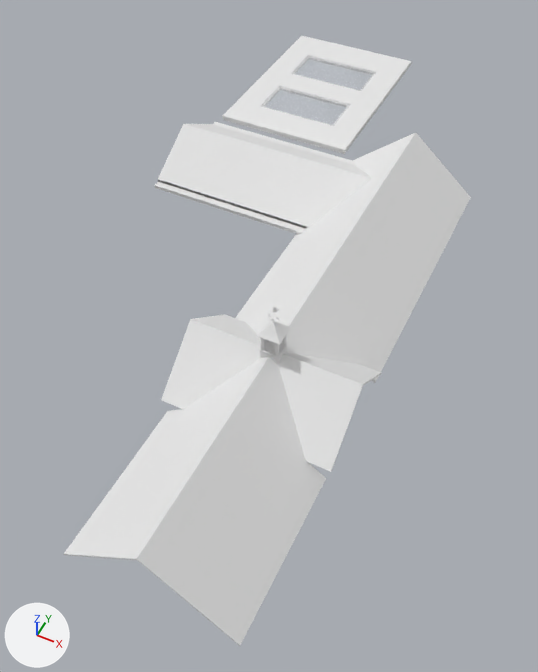
The glTF model na-project-portal/26-Projects/RB05__WestFarm/30__TrueVision__AppContent/DesignPhase01__ConceptDesign__Scheme-01/RB05__Storey__FirstFloor__ProposedRoofs__MeshModel__.glb as it was, and as the next commit left it.
Camera for both pictures: a camera (50 mm lens) standing at (50.8, -9.9, 31.7) and looking at (38.5, 14.8, 1.0). Every picture has the same lights, and +X, +Y and +Z are marked at lower left. The picture after the commit comes second. Vertices at exactly the same position are counted once.

Script lines for the objects in view, before the commit:
```python
me_mesh_0_23__proposedbuilding__roofs__default = bpy.data.meshes.new('Mesh_0_23__ProposedBuilding__Roofs::Default')
me_mesh_0_23__proposedbuilding__roofs__default.from_pydata(...)  # 6160 vertices, 12200 faces; spans x 27.5..45.5, y -1.4..41.7, z 3.0..9.2
me_mesh_0_23__proposedbuilding__roofs__default.materials.append(mat_default)  # white #e7e7e7
me_mesh_1_23__proposedbuilding__roofs__mat101__glass__cleardefault = bpy.data.meshes.new('Mesh_1_23__ProposedBuilding__Roofs::MAT101__Glass__ClearDefault')
me_mesh_1_23__proposedbuilding__roofs__mat101__glass__cleardefault.from_pydata(...)  # 126 vertices, 160 faces; spans x 29.62..35.12, y 31.14..39.07, z 3.85..4.55
me_mesh_1_23__proposedbuilding__roofs__mat101__glass__cleardefault.materials.append(mat_mat101__glass__cleardefault)  # white #f4f8ff
ob_23__proposedbuilding__roofs__default = bpy.data.objects.new('23__ProposedBuilding__Roofs::Default', me_mesh_0_23__proposedbuilding__roofs__default)
ob_23__proposedbuilding__roofs__default.location = (0.0, 0.0, 0.0)
ob_23__proposedbuilding__roofs__mat101__glass__cleardefault = bpy.data.objects.new('23__ProposedBuilding__Roofs::MAT101__Glass__ClearDefault', me_mesh_1_23__proposedbuilding__roofs__mat101__glass__cleardefault)
ob_23__proposedbuilding__roofs__mat101__glass__cleardefault.location = (0.0, 0.0, 0.0)
```
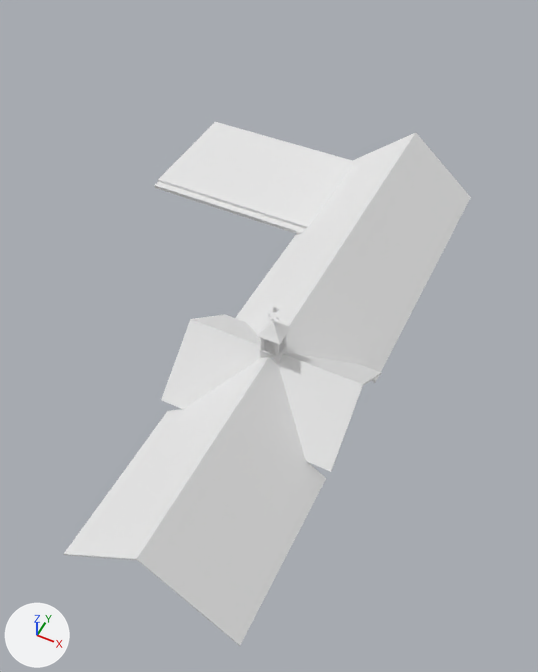
Boxes (x1, y1, x2, y2) around the edits, measured in the pictures (538 x 672 px):
```json
{"object": "23__ProposedBuilding__Roofs::Default", "change": "reshaped", "before": [64, 36, 471, 646], "after": [64, 122, 471, 646]}
{"object": "23__ProposedBuilding__Roofs::MAT101__Glass__ClearDefault", "change": "deleted", "before": [261, 56, 376, 126]}
{"part": 1, "of": "me_mesh_0_23__proposedbuilding__roofs__default", "change": "deleted", "before": [223, 36, 411, 154]}
{"part": 2, "of": "me_mesh_0_23__proposedbuilding__roofs__default", "change": "deleted", "before": [158, 124, 372, 228]}
```

The change, as JSON lines over the scene's bpy script:
```json
{"block": "me_mesh_0_23__proposedbuilding__roofs__default", "where": "# used by ob_23__proposedbuilding__roofs__default; location = (0.0, 0.0, 0.0)"}
{"op": "remove", "block": "me_mesh_0_23__proposedbuilding__roofs__default", "code": "me_mesh_0_23__proposedbuilding__roofs__default.from_pydata(...)  # 6160 vertices, 12200 faces; spans x 27.5..45.5, y -1.4..41.7, z 3.0..9.2"}
{"op": "add", "block": "me_mesh_0_23__proposedbuilding__roofs__default", "code": "me_mesh_0_23__proposedbuilding__roofs__default.from_pydata(...)  # 3390 vertices, 6662 faces; spans x 27.5..45.5, y -1.4..29.0, z 3.0..9.2"}
{"block": "me_mesh_0_23__proposedbuilding__roofs__default", "change": "me_mesh_0_23__proposedbuilding__roofs__default part 1: 7 loose pieces with 2752 vertices, spanning x 27.9..36.9, y 28.9..41.7, z 3.6..4.8, are deleted"}
{"block": "me_mesh_0_23__proposedbuilding__roofs__default", "change": "me_mesh_0_23__proposedbuilding__roofs__default part 2"}
{"block": "me_mesh_0_23__proposedbuilding__roofs__default", "change": "18 vertices are removed from x 27.5..40.2, y 21.3..28.1, z 3.4..5.6"}
{"block": "me_mesh_0_23__proposedbuilding__roofs__default", "change": "46 faces are deleted"}
{"op": "remove", "block": "ob_23__proposedbuilding__roofs__mat101__glass__cleardefault", "code": ["ob_23__proposedbuilding__roofs__mat101__glass__cleardefault = bpy.data.objects.new('23__ProposedBuilding__Roofs::MAT101__Glass__ClearDefault', me_mesh_1_23__proposedbuilding__roofs__mat101__glass__cleardefault)", "ob_23__proposedbuilding__roofs__mat101__glass__cleardefault.location = (0.0, 0.0, 0.0)"]}
```
